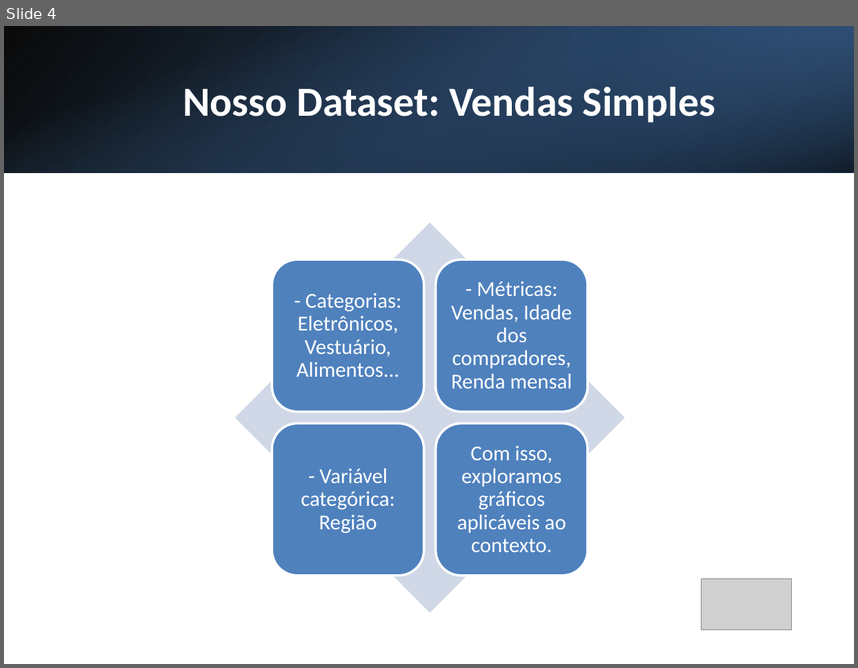
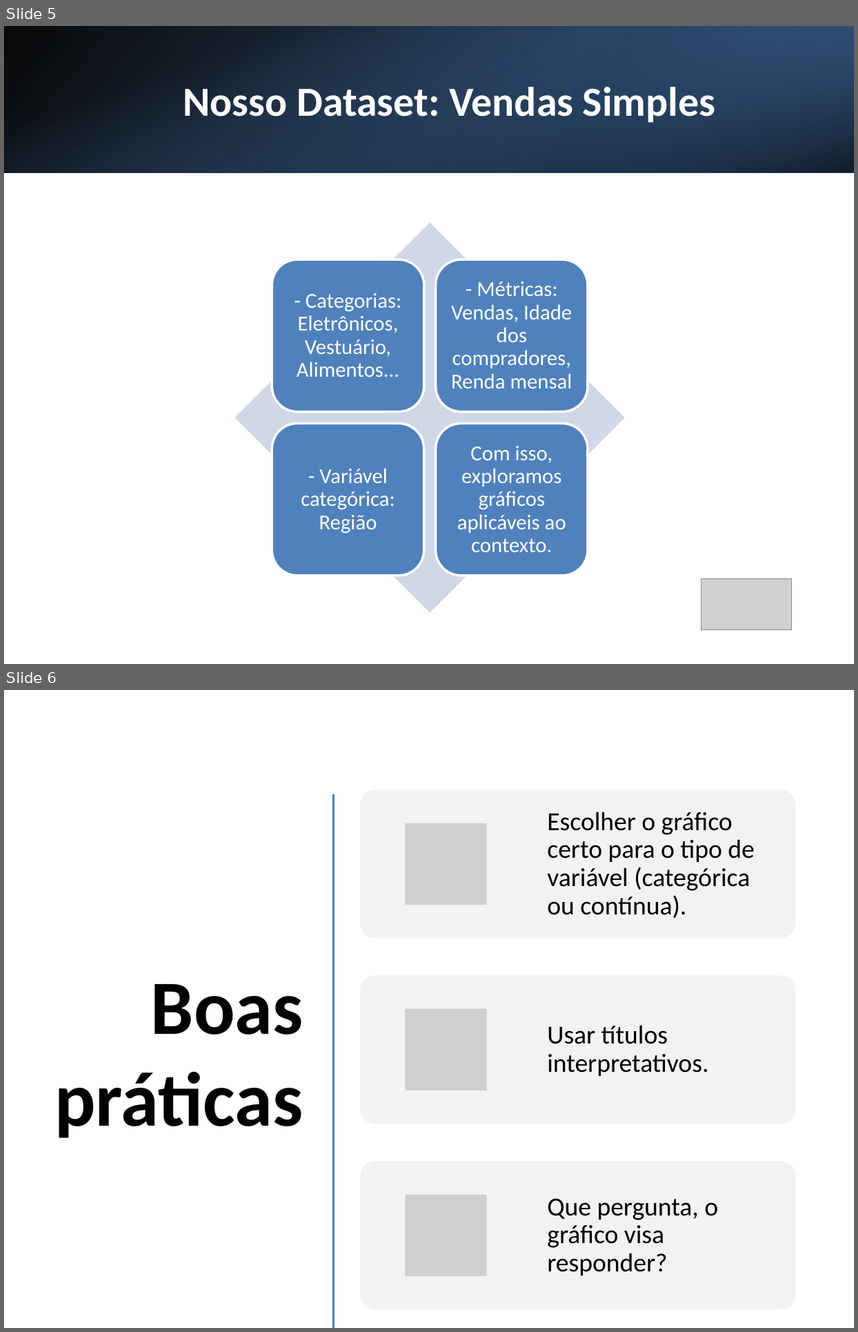
Before and after one commit to santoshenrique2021/cesar_vaga_professor, a slide deck: aula_visualizacao_aplicada_FINAL.pptx. Shown one above the other, each under a label of ours: slide 4 before the commit, slides 5 and 6 after it. The pictures are 858x668 and 858x1332 pixels, drawn with LibreOffice and Linux fonts; fonts in the diff are those of the drawing; grey boxes stand for pictures. Boxes give left, top, right and bottom in pixels: in the first picture for what was removed or moved away, otherwise in the second. Text is boxed around its words. In the diff, an @@ line names an element or a change of style, - is before the commit and + after.

Commit message:
Ajuste da apresentação
Adição de alguns pontos (slides e ideias) para melhor a aula.

```diff
--- a/aula_visualizacao_aplicada_FINAL.pptx
+++ b/aula_visualizacao_aplicada_FINAL.pptx
@@ slide 6 added at (4, 690, 854, 1328), background #FFFFFF @@
@@ line added from (334, 796) to (334, 1327), #C0504D 2 pt @@
@@ title added at (54, 984, 303, 1138), 65 pt, text #000000, bold @@
+Boas práticas
@@ group added at (360, 789, 795, 1310): 3 rounded rectangles, 3 pictures, 3 texts @@
+Escolher o gráfico certo para o tipo de variável (categórica ou contínua).
+Usar títulos interpretativos.
+Que pergunta, o gráfico visa responder?
@@ what was slide 4 is now slide 5 @@
```
Also in this commit, not shown: 8 slides changed, 1 other slide added, 1 other file.
